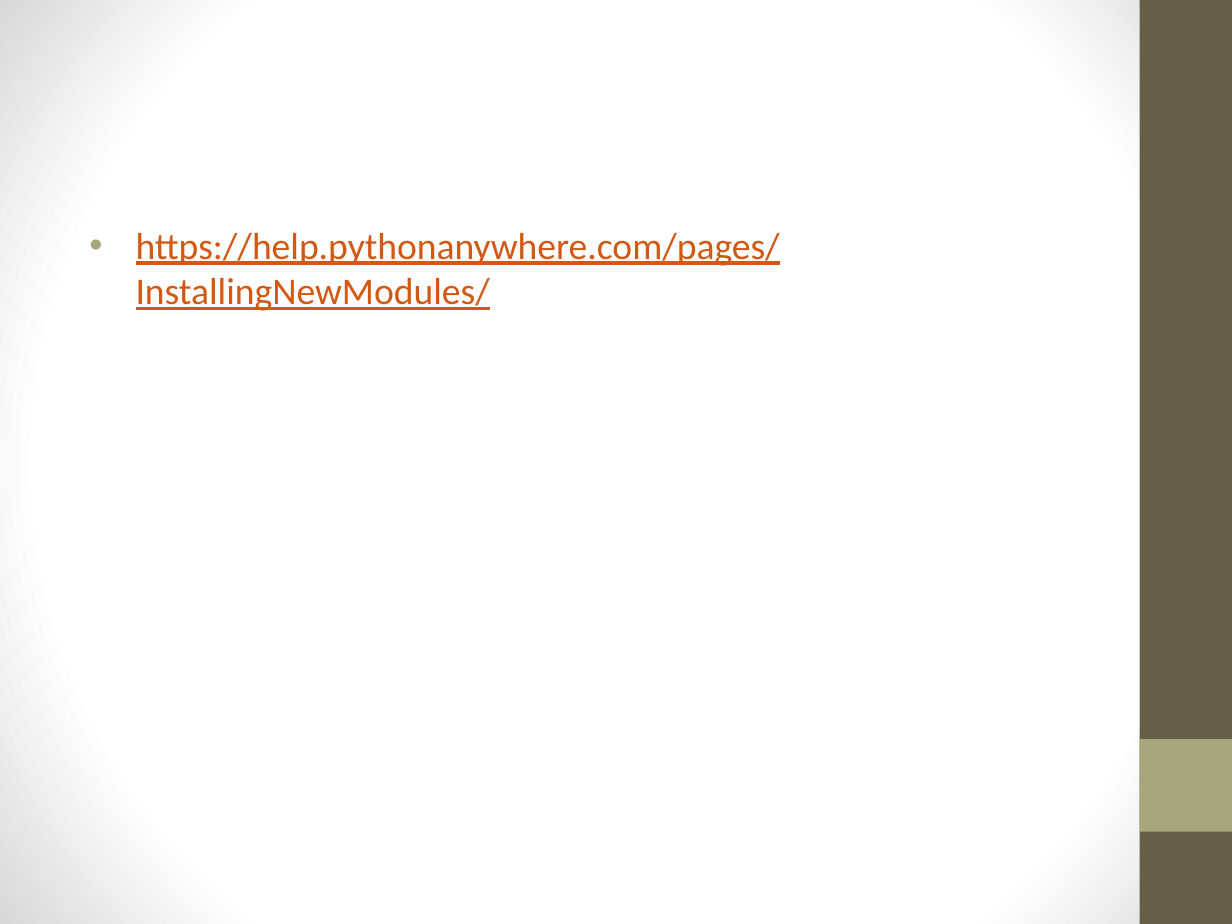
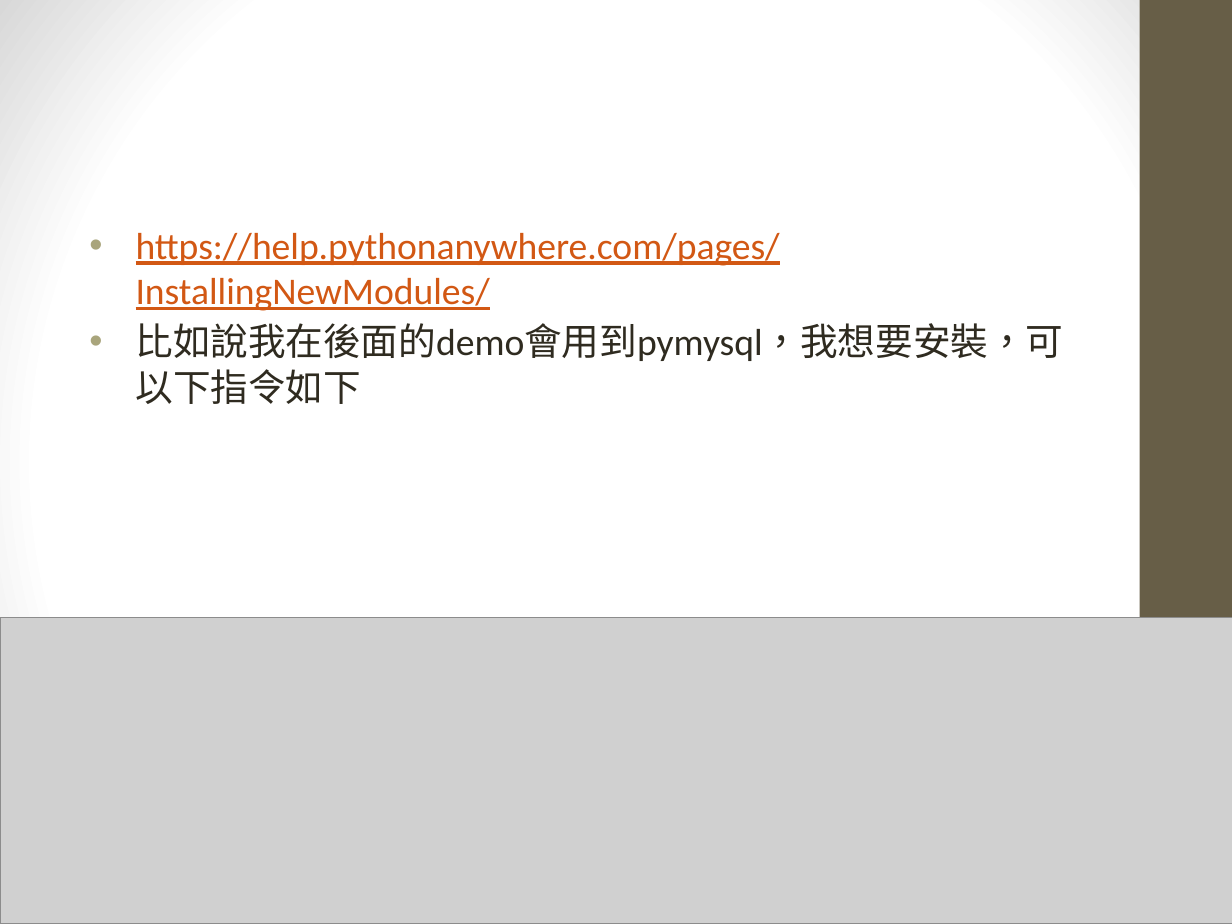
Before and after one commit to maloyang/KH20220820_Python_ML_DL, a slide deck: slide 60 of W05/W05_skl2web.pptx (slide 45 before the commit). Drawn at 1232x924 pixels with LibreOffice and Linux fonts; fonts in the diff are those of the drawing; grey boxes stand for pictures. Boxes give left, top, right and bottom in pixels: in the first picture for what was removed or moved away, otherwise in the second. Text is boxed around its words. In the diff, an @@ line names an element or a change of style, - is before the commit and + after.

```diff
--- a/W05/W05_skl2web.pptx
+++ b/W05/W05_skl2web.pptx
@@ text at (136, 323, 1064, 404): paragraph added @@
+• 比如說我在後面的demo會用到pymysql，我想要安裝，可以下指令如下
@@ picture added at (0, 617, 1232, 924) @@
@@ rectangle removed at (1140, 739, 1232, 832) @@
```
Also in this commit, not shown: 21 slides added, 12 other files.
